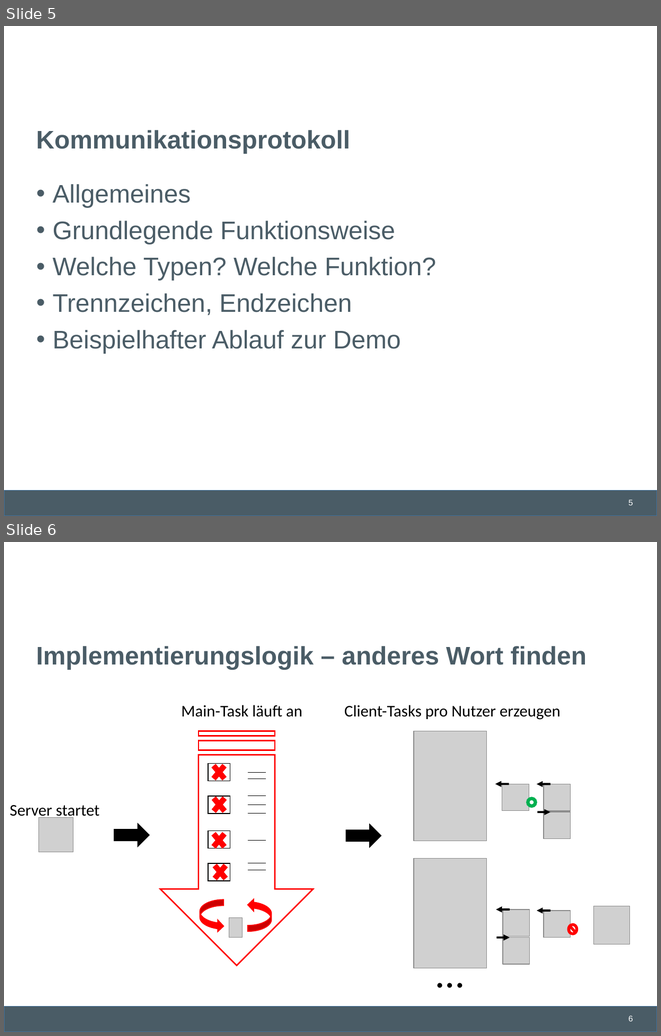
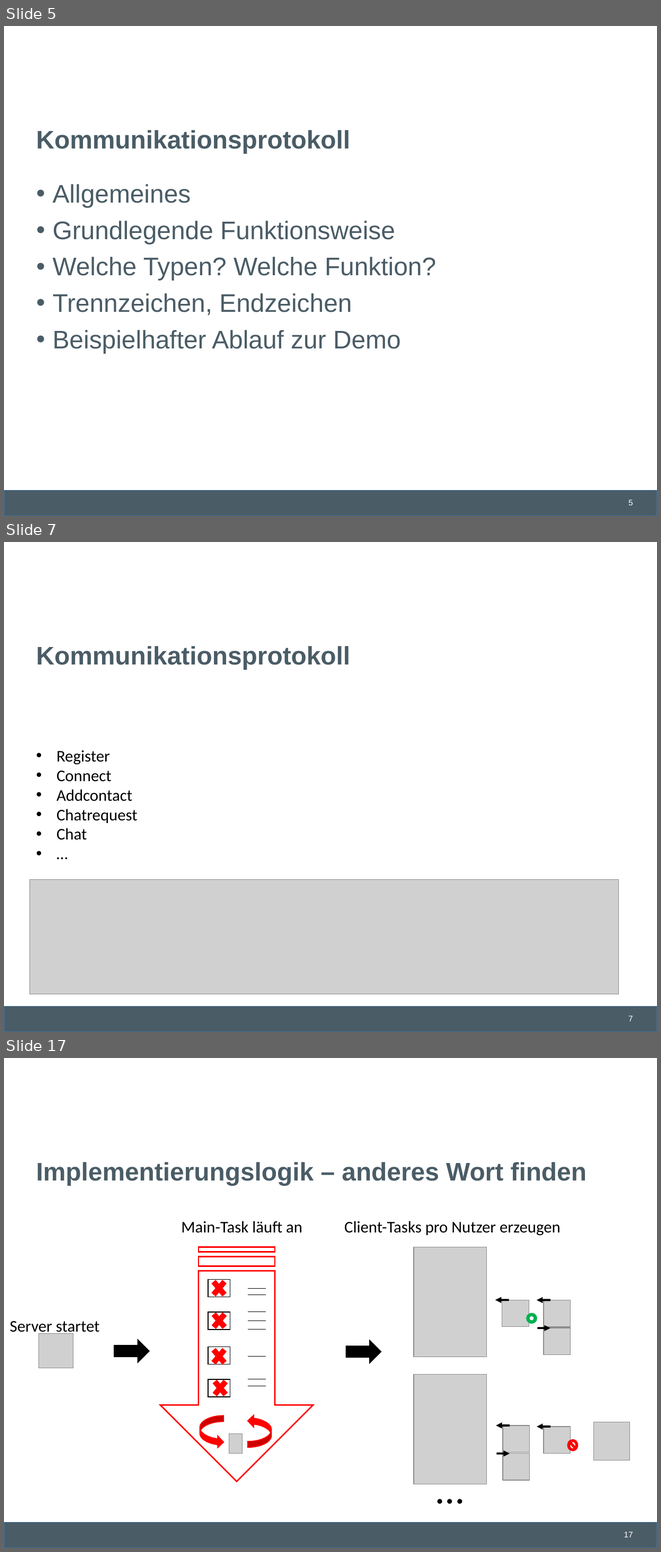
Before and after one commit to lschmischke/ADAChat, a slide deck: documentation/Ada Chat.pptx. Shown one above the other, each under a label of ours: slides 5 and 6 before the commit, slides 5, 7 and 17 after it; the slides between them are not shown. The pictures are 661x1036 and 661x1552 pixels, drawn with LibreOffice and Linux fonts; fonts in the diff are those of the drawing; grey boxes stand for pictures; background and template pictures are left out. Boxes give left, top, right and bottom in pixels: in the first picture for what was removed or moved away, otherwise in the second. Text is boxed around its words. In the diff, an @@ line names an element or a change of style, - is before the commit and + after.

Commit message:
Bilder und Notizen für Kommunikationsprotokoll eingefügt

```diff
--- a/documentation/Ada Chat.pptx
+++ b/documentation/Ada Chat.pptx
@@ slide 7 added at (x1=4, y1=542, x2=657, y2=1032), background #FFFFFF; not listed: 2 template elements that a slide beside it also shows @@
@@ title added at (x1=36, y1=646, x2=351, y2=669), 28 pt, text #4A5C66, bold @@
+Kommunikationsprotokoll
@@ text added at (x1=56, y1=750, x2=138, y2=840), 18 pt, text #000000 @@
+• Register
+• Connect
+• Addcontact
+• Chatrequest
+• Chat
+• …
@@ picture added at (x1=29, y1=880, x2=618, y2=995) @@
@@ what was slide 6 is now slide 17 @@
@@ page number at (x1=624, y1=1531, x2=633, y2=1537): text changed @@
-6
+17
```
Also in this commit, not shown: 10 other slides added.
